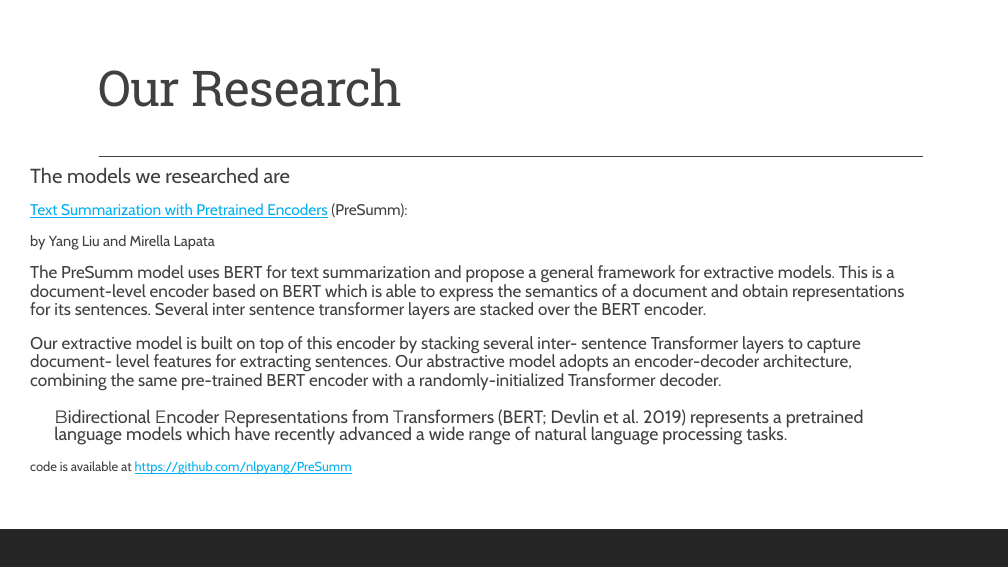
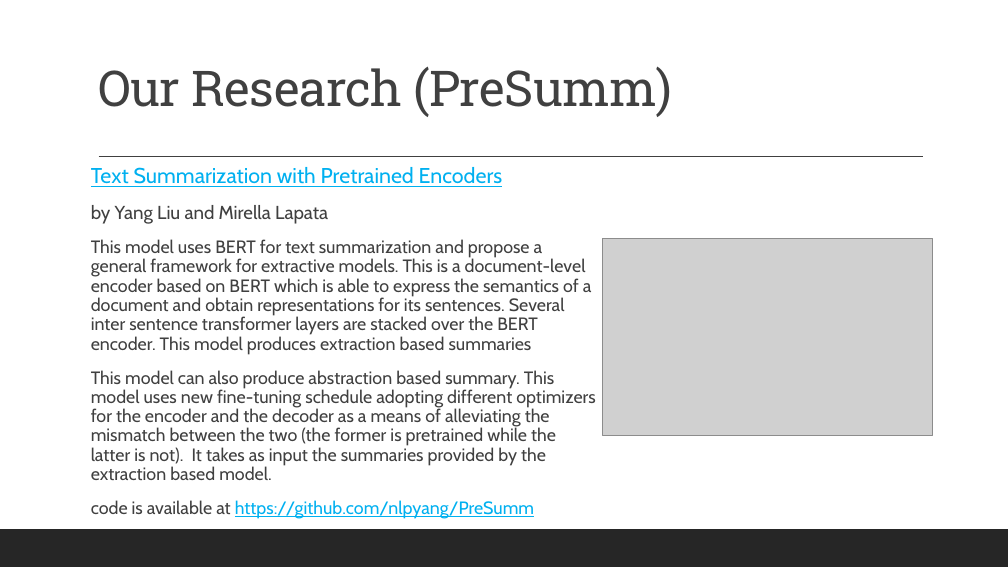
Before and after one commit to gufranpathan/case_law_g45, a slide deck: slide 7 of Group 45 Data Science for Case Law.pptx (slide 8 before the commit). Drawn at 1008x567 pixels with LibreOffice and Linux fonts; fonts in the diff are those of the drawing; grey boxes stand for pictures. Boxes give left, top, right and bottom in pixels: in the first picture for what was removed or moved away, otherwise in the second. Text is boxed around its words. In the diff, an @@ line names an element or a change of style, - is before the commit and + after.

```diff
--- a/Group 45 Data Science for Case Law.pptx
+++ b/Group 45 Data Science for Case Law.pptx
@@ title at <box>98,66,673,117</box>: text changed @@
-Our Research
+Our Research (PreSumm)
@@ text at <box>91,167,503,187</box>: text changed; size 14.7 to 20.4 pt @@
-The models we researched are
-Text Summarization with Pretrained Encoders (PreSumm):
+Text Summarization with Pretrained Encoders
@@ text "Text Summarization with Pretrained Encoders": place and size @@
-text "Text Summarization with Pretrained Encoders" at <box>30,167,904,475</box>
+text "Text Summarization with Pretrained Encoders" at <box>91,167,595,519</box>
@@ text at <box>91,205,534,519</box>: size 13.9 to 17.9 pt in "by Yang Liu and Mirella Lapata"; size 12.4 to 17 pt in "code is available at https://github.com/nlpyang/PreSumm" @@
@@ text at <box>91,239,595,480</box>: text changed; size 16.3 to 17 pt @@
-The PreSumm model uses BERT for text summarization and propose a general framework for extractive models. This is a document-level encoder based on BERT which is able to express the semantics of a document and obtain representations for its sentences. Several inter sentence transformer layers are stacked over the BERT encoder.
-Our extractive model is built on top of this encoder by stacking several inter- sentence Transformer layers to capture document- level features for extracting sentences. Our abstractive model adopts an encoder-decoder architecture, combining the same pre-trained BERT encoder with a randomly-initialized Transformer decoder.
-  Bidirectional Encoder Representations from Transformers (BERT; Devlin et al. 2019) represents a pretrained language models which have recently advanced a wide range of natural language processing tasks.
+This model uses BERT for text summarization and propose a general framework for extractive models. This is a document-level encoder based on BERT which is able to express the semantics of a document and obtain representations for its sentences. Several inter sentence transformer layers are stacked over the BERT encoder. This model produces extraction based summaries
+This model can also produce abstraction based summary. This model uses new fine-tuning schedule adopting different optimizers for the encoder and the decoder as a means of alleviating the mismatch between the two (the former is pretrained while the latter is not). It takes as input the summaries provided by the extraction based model.
@@ picture added at <box>603,238,933,435</box> @@
```
Also in this commit, not shown: 8 other slides changed, 6 slides added, 1 slide removed.
